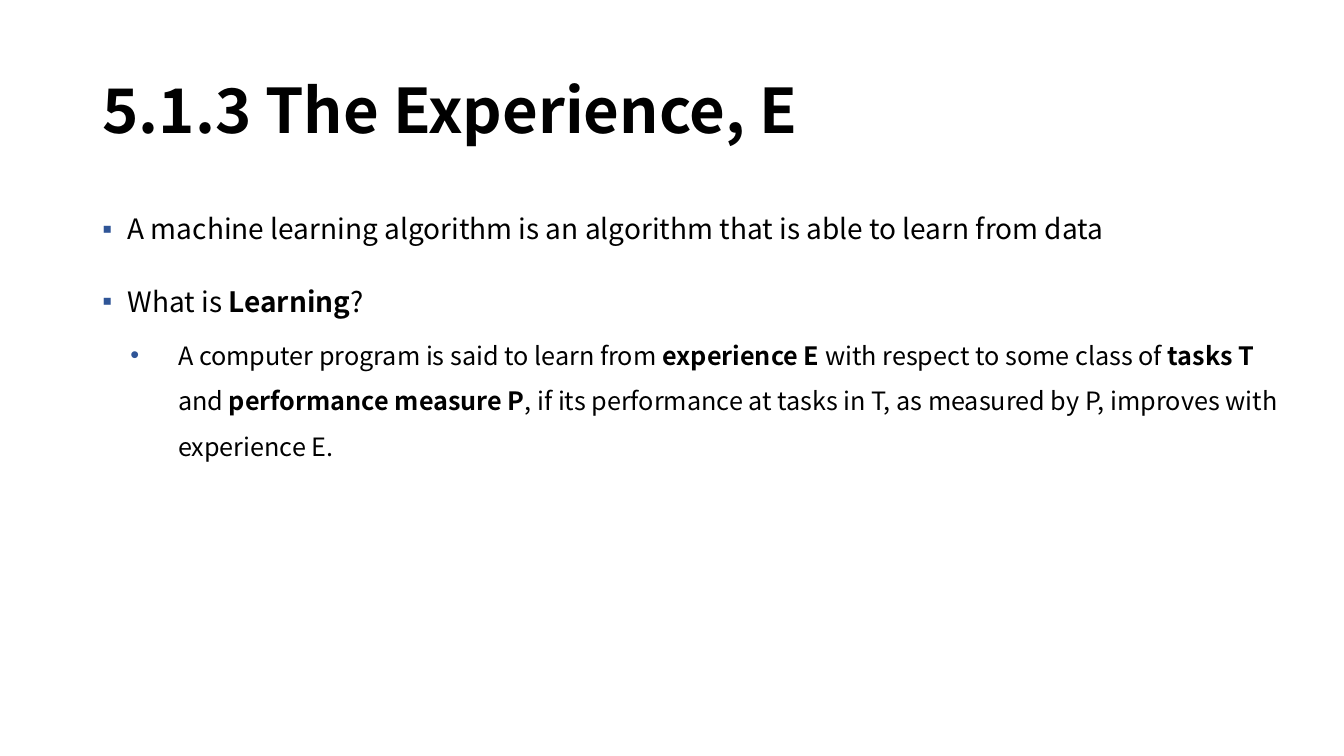
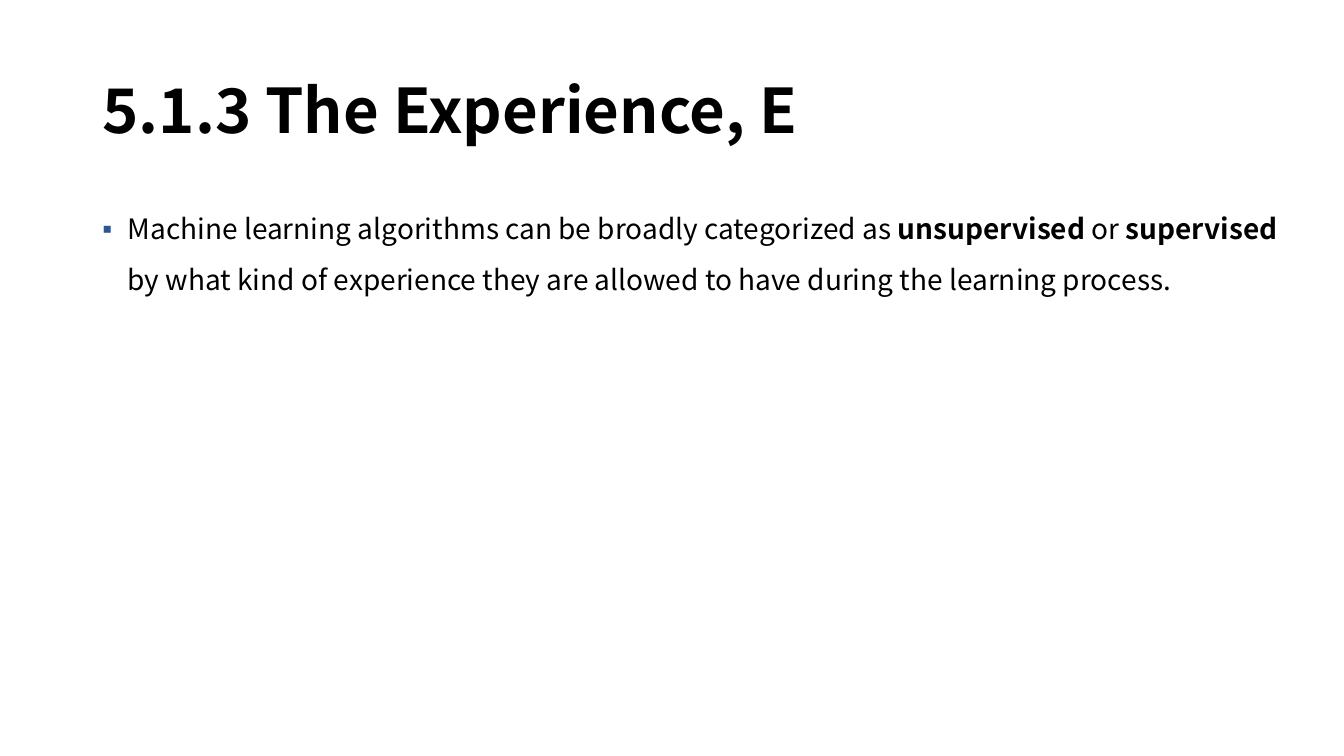
Before and after one commit to mmvv11/GraduateStudies, a slide deck: slide 11 of DeepLearningStudy/5-1. Machine Learning Basics, 230210, 정지운.pptx (slide 10 before the commit). Drawn at 1344x756 pixels with LibreOffice and Linux fonts; fonts in the diff are those of the drawing; background and template pictures are left out. Boxes give left, top, right and bottom in pixels: in the first picture for what was removed or moved away, otherwise in the second. Text is boxed around its words. In the diff, an @@ line names an element or a change of style, - is before the commit and + after.

```diff
--- a/DeepLearningStudy/5-1. Machine Learning Basics, 230210, 정지운.pptx
+++ b/DeepLearningStudy/5-1. Machine Learning Basics, 230210, 정지운.pptx
@@ text at (128,216,1278,297): text changed; size 18 to 20 pt @@
-▪ A machine learning algorithm is an algorithm that is able to learn from data
-▪ What is Learning?
-  • A computer program is said to learn from experience E with respect to some class of tasks T and performance measure P, if its performance at tasks in T, as measured by P, improves with experience E.
+▪ Machine learning algorithms can be broadly categorized as unsupervised or supervised by what kind of experience they are allowed to have during the learning process.
```
Also in this commit, not shown: 3 other slides changed, 1 slide added.
